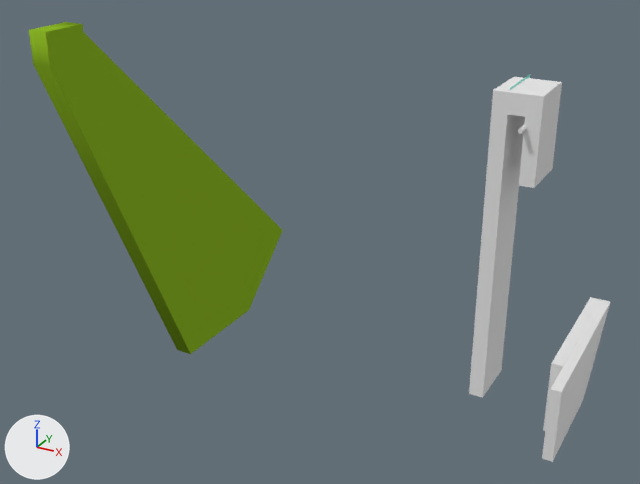
One commit to the Blender file blender/clip.blend: the scene before it, then after it.
Rendered twice from a camera (50 mm lens) standing at (76.0, -272.0, 62.0) and looking at (-77.0, 8.0, -78.0). Lighting does not change. The marker at lower left points along +X, +Y and +Z.

The older version as bpy lines, for what is in view:
```python
me_cube_006 = bpy.data.meshes.new('Cube.006')
me_cube_006.from_pydata(...)  # 12 vertices, 10 faces; spans x -297.0..297.0, y -401.0..800.0, z -297.0..297.0
me_cube_009 = bpy.data.meshes.new('Cube.009')
me_cube_009.from_pydata(...)  # 12 vertices, 10 faces; spans x -297.0..297.0, y -136.0..800.0, z -297.0..297.0
me_cube_010 = bpy.data.meshes.new('Cube.010')
me_cube_010.from_pydata(...)  # 16 vertices, 10 faces; spans x -1.0..1.1, y -1.43..5.59, z -6.86..1.2
me_cube_010.materials.append(mat_material_000)  # white #e7e7e7
me_mesh_002 = bpy.data.meshes.new('Mesh.002')
me_mesh_002.from_pydata(...)  # 28 vertices, 17 faces; spans x 0.08..1.73, y -1.76..-0.01, z -0.01..0.01
me_mesh_002.materials.append(mat_svgmat_012)  # green #8ab426
ob_c_back = bpy.data.objects.new('c-back', me_mesh_002)
ob_c_back.parent = ob_all_front
ob_c_back.matrix_parent_inverse = Matrix(((0.0, 0.0111, 0.0, 0.681), (0.0, 0.0, 0.0111, -0.0957), (0.0111, 0.0, 0.0, -0.0355), (0.0, 0.0, 0.0, 1.0)))
ob_c_back.location = (-159.3, -61.22, 8.597)
ob_c_back.rotation_euler = (1.571, 0.0, 1.571)  # degrees (90, 0, 90)
ob_c_back.scale = (89.8, 89.8, 387.0)
ob_clip_002 = bpy.data.objects.new('clip.002', me_cube_010)
ob_clip_002.location = (14.4, -53.4, -6.3)
ob_clip_002.scale = (6.17, 2.45, 11.2)
ob_goodfront = bpy.data.objects.new('goodfront', me_cube_006)
ob_goodfront.location = (19.0, 39.7, -134.1)
ob_goodfront.scale = (0.00691, 0.0681, 0.0525)
_m = ob_goodfront.modifiers.new('Boolean', 'BOOLEAN')
_m.operation = 'INTERSECT'
_m.solver = 'FLOAT'
ob_goodfront_fill = bpy.data.objects.new('goodfront.fill', me_cube_009)
ob_goodfront_fill.location = (14.6, 39.7, -134.1)
ob_goodfront_fill.scale = (0.00779, 0.0681, 0.0525)
_m = ob_goodfront_fill.modifiers.new('Boolean', 'BOOLEAN')
_m.operation = 'INTERSECT'
_m.solver = 'FLOAT'
```
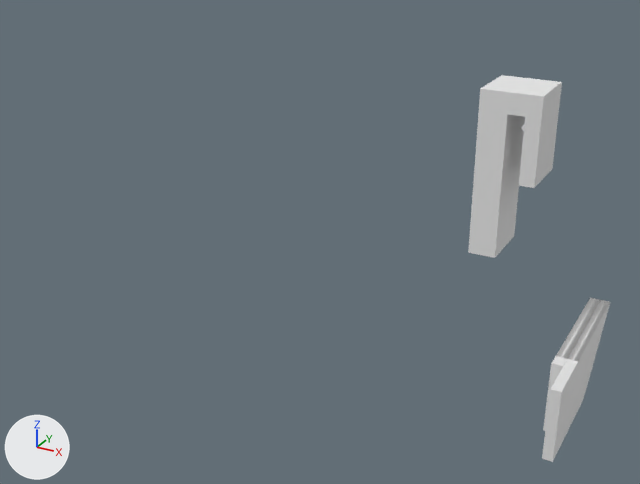
Changed parts and their boxes [x1, y1, x2, y2] in the pictures (640 x 484 px; the box of a moved part takes in the faces that stretch with it):
'c-back', hidden (green): before [29, 22, 283, 354]
'clip.002', reshaped (43% shorter): before [469, 77, 562, 398]; after [468, 75, 562, 258]
part 1 of me_cube_006, built on: [566, 300, 610, 364] in both
part 2 of me_cube_009, built on: before [554, 297, 601, 362]; after [554, 298, 601, 362]
part 3 of me_cube_010, moved or reshaped: before [469, 77, 536, 398]; after [468, 75, 536, 258]

Diff of the bpy script that builds the scene:
```diff
--- a/blender/clip.blend.py
+++ b/blender/clip.blend.py
@@ me_cube_006 @@
 # used by ob_goodfront; location = (19.0, 39.7, -134.1); scale = (0.00691, 0.0681, 0.0525)
-me_cube_006.from_pydata(...)  # 12 vertices, 10 faces; spans x -297.0..297.0, y -401.0..800.0, z -297.0..297.0
+me_cube_006.from_pydata(...)  # 18 vertices, 20 faces; spans x -297.0..297.0, y -401.0..798.0, z -297.0..297.0
+# me_cube_006 part 1
+# 3 vertices are removed from x -297.0..297.0, y 297.0..800.0, z 297.0
+# 7 faces are deleted
+# 1 vertex moves from x -297.0, y 800.0, z 297.0 to x -297.0, y 798.0, z 295.0
+# 9 vertices are added at x -297.0..297.0, y -43.0..798.0, z 295.0..297.0
+# 12 new faces join them
+# 5 new faces join them, smooth
@@ me_cube_009 @@
 # used by ob_goodfront_fill; location = (14.6, 39.7, -134.1); scale = (0.00779, 0.0681, 0.0525)
-me_cube_009.from_pydata(...)  # 12 vertices, 10 faces; spans x -297.0..297.0, y -136.0..800.0, z -297.0..297.0
+me_cube_009.from_pydata(...)  # 18 vertices, 18 faces; spans x -297.0..297.0, y -136.0..798.0, z -297.0..297.0
+# me_cube_009 part 2
+# 3 vertices are removed from x -297.0..297.0, y 297.0..800.0, z 297.0
+# 7 faces are deleted
+# 1 vertex moves from x -297.0, y 800.0, z 297.0 to x -297.0, y 798.0, z 295.0
+# 9 vertices are added at x -297.0..297.0, y -43.0..798.0, z 295.0..297.0
+# 10 new faces join them
+# 5 new faces join them, smooth
@@ me_cube_010 @@
 me_cube_010.from_pydata(...)  # 16 vertices, 10 faces; spans x -1.0..1.1, y -1.43..5.59, z -6.86..1.2
 # used by ob_clip_002; location = (14.4, -53.4, -6.3); scale = (6.17, 2.45, 11.2)
-me_cube_010.vertices[7].co = (-0.32, 5.59, -6.86)  # pixel (501, 370)
-me_cube_010.vertices[8].co = (-1.0, 5.59, -6.86)
-me_cube_010.vertices[9].co = (-1.0, 5.59, 1.2)  # pixel (513, 76)
-me_cube_010.vertices[11].co = (-1.0, -1.43, 1.2)  # pixel (493, 90)
-me_cube_010.vertices[12].co = (-1.0, -1.43, -6.86)  # pixel (468, 393)
-me_cube_010.vertices[13].co = (-0.32, -1.43, -6.86)  # pixel (482, 397)
+# me_cube_010 part 3
+me_cube_010.vertices[7].co = (-0.32, 5.59, -2.87)  # pixel (514, 236)
+me_cube_010.vertices[8].co = (-1.55, 5.59, -2.87)
+me_cube_010.vertices[9].co = (-1.55, 5.59, 1.2)  # pixel (501, 75)
+me_cube_010.vertices[11].co = (-1.55, -1.43, 1.2)  # pixel (480, 88)
+me_cube_010.vertices[12].co = (-1.55, -1.43, -2.87)  # pixel (468, 252)
+me_cube_010.vertices[13].co = (-0.32, -1.43, -2.87)  # pixel (494, 257)
 me_cube_010.materials.append(mat_material_000)
@@ ob_c_back @@
 ob_c_back.scale = (89.8, 89.8, 387.0)
+ob_c_back.hide_viewport = True
```
